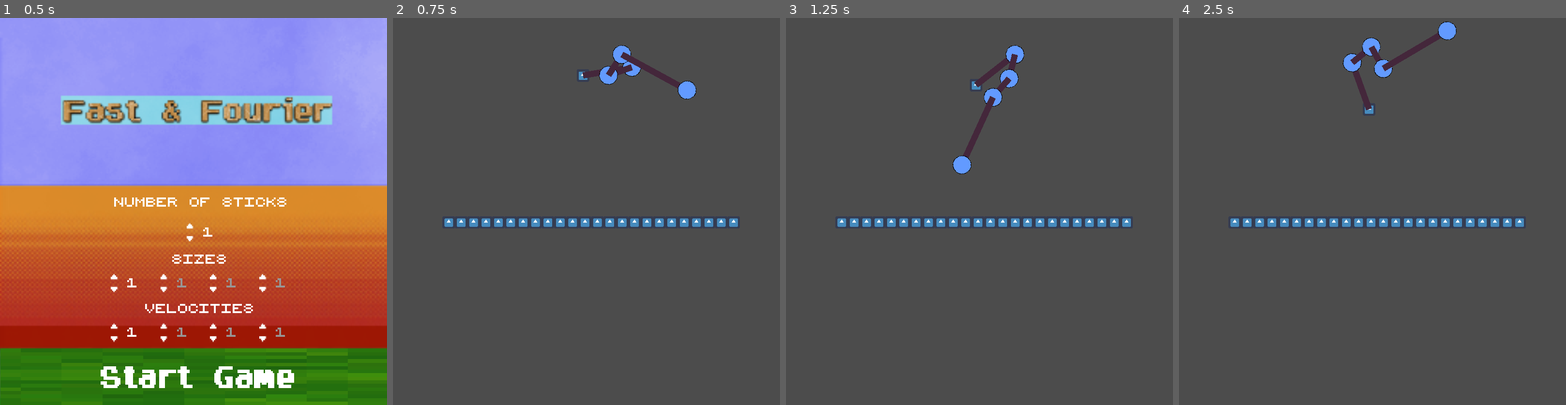
Above: before the commit, frames 1-4 (left to right).
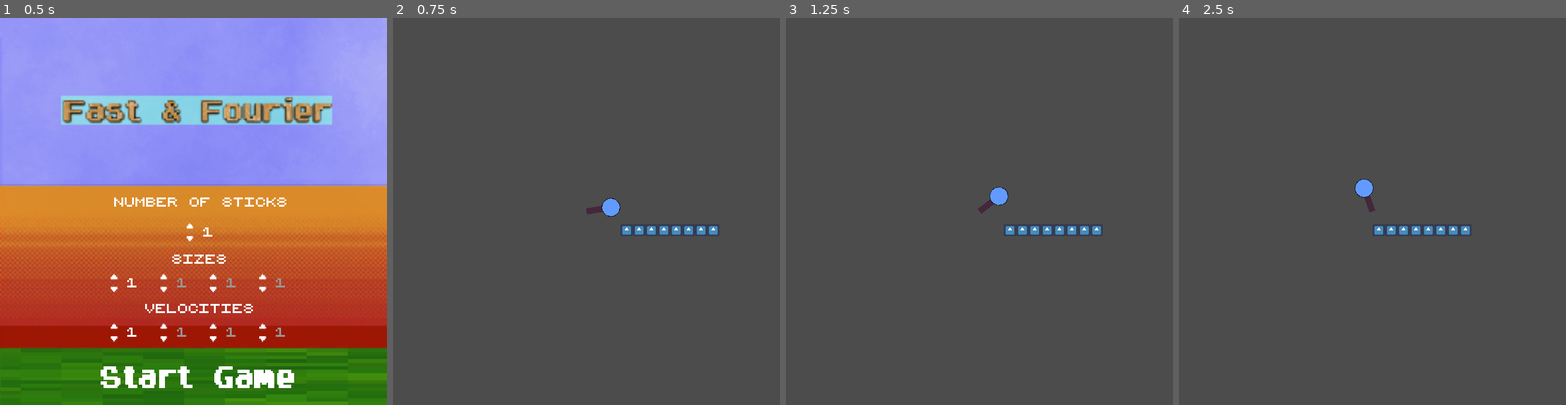
Above: after the commit, the same moments.

Repository: fyodordev/fourier-game
Game: Godot game, scene res://titlescreen.tscn
Same seed, same stepped clock (60 frames per second), same inputs: the game is played once before the commit and once after it. The engine's default icon, where the game draws it, is replaced by a stand-in: a white triangle on a blue panel in a dark square.
Inputs (mouse positions are in pixels of both pictures, inside the frame that each line leads up to):
- Up to frame 1 (0.5 s): no input
- Up to frame 2 (0.75 s): click (590, 377) at 0.5 s
- Up to frame 3 (1.25 s): no input
- Up to frame 4 (2.5 s): no input

Frame 1 is identical in both runs. In frame 2, 2.9% of the frame differs, in the area x 13-90%, y 7-56%; in frame 3, 3.0%; in frame 4, 3.1%, in the area x 13-90%, y 0-56%.

Commit message:
connected title screen and first level

Diff:
--- a/Anchor.gd
+++ b/Anchor.gd
@@ -1,7 +1,6 @@
 extends KinematicBody2D
 
-
-export var velocity = Vector2(0,100)
+export var velocity = Vector2(100,0)
 
 # Called when the node enters the scene tree for the first time.
 func _ready():
--- a/World.gd
+++ b/World.gd
@@ -1,15 +1,10 @@
 extends Node
 
-
-#just some test values, number of sticks, speeds and lengths of sticks
-export var numSticks = 4
-export var speeds = [1,2,6,-3]
-export var lengths = [2,-1,1,3]
 
 # build the tree with numSticks sticks, instanciate sticks with speeds and lengths
 func _ready():
 	var currNode = get_node("./Anchor")
-	for i in range(numSticks):
+	for i in range(global.number_of_sticks):
 		#prepare stick
 		var scene = load("BaseStick.tscn")
 		var instancedScene = scene.instance()
@@ -19,6 +14,6 @@
 
 		#get the node we just attached, set speeds and lengths
 		currNode = currNode.get_node("./Stick+Junction")
-		currNode.hueinit(speeds[i],lengths[i])
+		currNode.hueinit(global.speeds[i],global.lengths[i])
 
 	currNode.get_node("Junction").get_node("CollisionShape2D").set_disabled(false)
--- a/World.tscn
+++ b/World.tscn
@@ -1,10 +1,13 @@
-[gd_scene load_steps=6 format=2]
+[gd_scene load_steps=7 format=2]
 
 [ext_resource path="res://World.gd" type="Script" id=1]
 [ext_resource path="res://Anchor.gd" type="Script" id=2]
 [ext_resource path="res://icon.png" type="Texture" id=3]
 
 [sub_resource type="ConvexPolygonShape2D" id=1]
+points = PoolVector2Array( 0, 0, 64, 0, 64, 64, 0, 64 )
+
+[sub_resource type="ConvexPolygonShape2D" id=3]
 points = PoolVector2Array( 0, 0, 64, 0, 64, 64, 0, 64 )
 
 [sub_resource type="TileSet" id=2]
@@ -24,23 +27,45 @@
 "shape_transform": Transform2D( 1, 0, 0, 1, 0, 0 )
 } ]
 0/z_index = 0
+1/name = "icon.png 1"
+1/texture = ExtResource( 3 )
+1/tex_offset = Vector2( 0, 0 )
+1/modulate = Color( 1, 1, 1, 1 )
+1/region = Rect2( 0, 0, 64, 64 )
+1/tile_mode = 0
+1/occluder_offset = Vector2( 0, 0 )
+1/navigation_offset = Vector2( 0, 0 )
+1/shapes = [ {
+"autotile_coord": Vector2( 0, 0 ),
+"one_way": false,
+"one_way_margin": 1.0,
+"shape": SubResource( 3 ),
+"shape_transform": Transform2D( 1, 0, 0, 1, 0, 0 )
+} ]
+1/z_index = 0
 
 [node name="World" type="Node"]
 script = ExtResource( 1 )
 
 [node name="Anchor" type="KinematicBody2D" parent="."]
-position = Vector2( 982.125, 280.125 )
 script = ExtResource( 2 )
 __meta__ = {
 "_edit_group_": true
 }
 
-[node name="Sprite" type="Sprite" parent="Anchor"]
-texture = ExtResource( 3 )
+[node name="Camera2D" type="Camera2D" parent="Anchor"]
+current = true
+drag_margin_left = 0.05
+drag_margin_top = 0.05
+drag_margin_right = 0.05
+drag_margin_bottom = 0.05
+__meta__ = {
+"_edit_group_": true
+}
 
 [node name="TileMap" type="TileMap" parent="."]
 tile_set = SubResource( 2 )
 collision_layer = 4
-collision_mask = 4
+collision_mask = 0
 format = 1
-tile_data = PoolIntArray( 1048580, 0, 0, 1048581, 0, 0, 1048582, 0, 0, 1048583, 0, 0, 1048584, 0, 0, 1048585, 0, 0, 1048586, 0, 0, 1048587, 0, 0, 1048588, 0, 0, 1048589, 0, 0, 1048590, 0, 0, 1048591, 0, 0, 1048592, 0, 0, 1048593, 0, 0, 1048594, 0, 0, 1048595, 0, 0, 1048596, 0, 0, 1048597, 0, 0, 1048598, 0, 0, 1048599, 0, 0, 1048600, 0, 0, 1048601, 0, 0, 1048602, 0, 0, 1048603, 0, 0 )
+tile_data = PoolIntArray( 65539, 0, 0, 65540, 0, 0, 65541, 0, 0, 65542, 0, 0, 65543, 0, 0, 65544, 0, 0, 65545, 0, 0, 65546, 0, 0 )
--- /dev/null
+++ b/global.gd
@@ -0,0 +1,9 @@
+extends Node
+
+#just some test values, number of sticks, speeds and lengths of sticks
+var number_of_sticks = 4
+var speeds = [1,2,6,-3]
+var lengths = [2,-1,1,3]
+
+func _ready():
+	pass # Replace with function body.
--- a/project.godot
+++ b/project.godot
@@ -18,6 +18,10 @@
 config/name="TestStuff"
 run/main_scene="res://titlescreen.tscn"
 config/icon="res://icon.png"
+
+[autoload]
+
+global="*res://global.gd"
 
 [display]
 
--- a/titlescreen.gd
+++ b/titlescreen.gd
@@ -26,12 +26,12 @@
 	pass
 
 func _on_StartGameSprite_pressed():
-	var number_of_sticks=int(get_node("Label/number_sticks").text)
-	var sizes = []
-	var speeds =[]
-	for i in range(number_of_sticks):
+	global.number_of_sticks=int(get_node("Label/number_sticks").text)
+	global.lengths = []
+	global.speeds = []
+	for i in range(global.number_of_sticks):
 		i=i+1
-		sizes.append(int(get_node("Siz/Node2D%s/number_sticks"%i).text))
-		speeds.append(int(get_node("Vel/Node2D%s/number_sticks"%i).text))
-	print(sizes,speeds)
+		global.lengths.append(int(get_node("Siz/Node2D%s/number_sticks"%i).text))
+		global.speeds.append(int(get_node("Vel/Node2D%s/number_sticks"%i).text))
+
 	get_tree().change_scene("res://World.tscn")
Not shown: 7 places in titlescreen.tscn that only renumber resources
